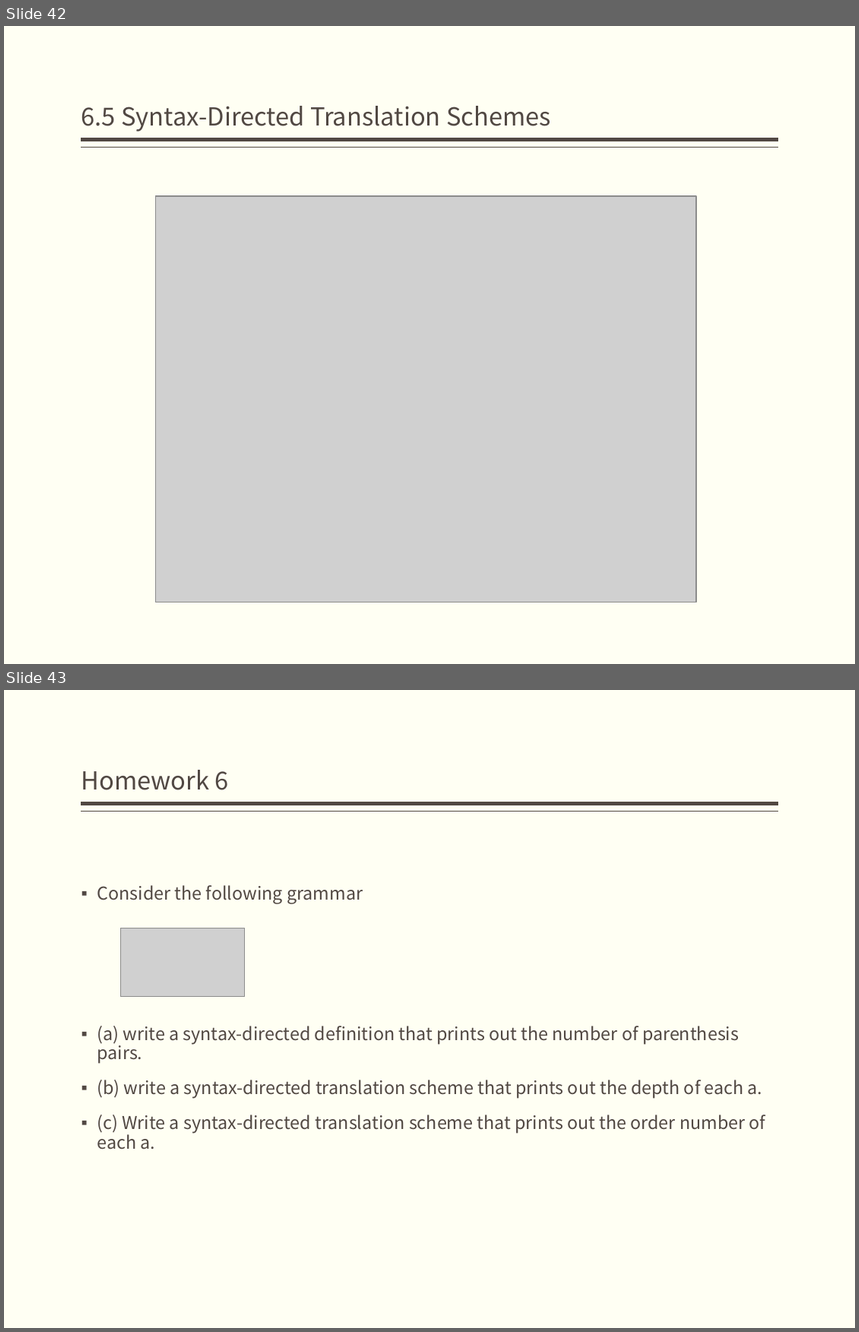
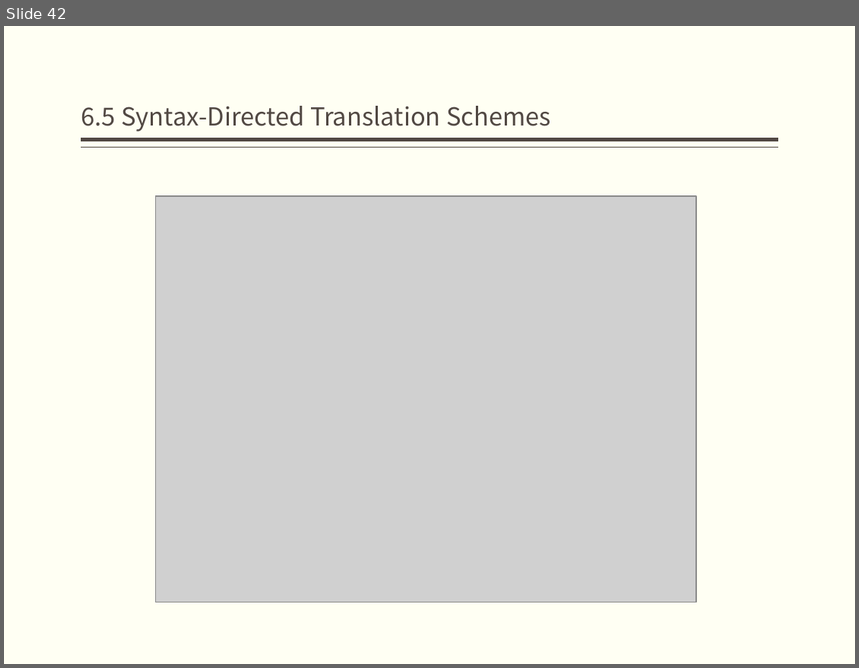
Before and after one commit to jz81/jz81.github.io, a slide deck: course/compiler/lecture/(Spring2020)Lecture6.pptx. Shown one above the other, each under a label of ours: slides 42 and 43 before the commit, slide 42 after it. The pictures are 859x1332 and 859x668 pixels, drawn with LibreOffice and Linux fonts; fonts in the diff are those of the drawing; grey boxes stand for pictures. Boxes give left, top, right and bottom in pixels: in the first picture for what was removed or moved away, otherwise in the second. Text is boxed around its words. In the diff, an @@ line names an element or a change of style, - is before the commit and + after.

Commit message:
remove the homework

```diff
--- a/course/compiler/lecture/(Spring2020)Lecture6.pptx
+++ b/course/compiler/lecture/(Spring2020)Lecture6.pptx
@@ slide 43 removed at <box>4,690,855,1328</box>, background #FFFFF3; not listed: 2 template elements that a slide beside it also shows @@
@@ title removed at <box>82,770,228,790</box> @@
-Homework 6
@@ text removed at <box>97,885,766,1150</box> @@
-▪ Consider the following grammar
-▪ (a) write a syntax-directed definition that prints out the number of parenthesis pairs.
-▪ (b) write a syntax-directed translation scheme that prints out the depth of each a.
-▪ (c) Write a syntax-directed translation scheme that prints out the order number of each a.
@@ picture removed at <box>120,929,245,997</box> @@
```
